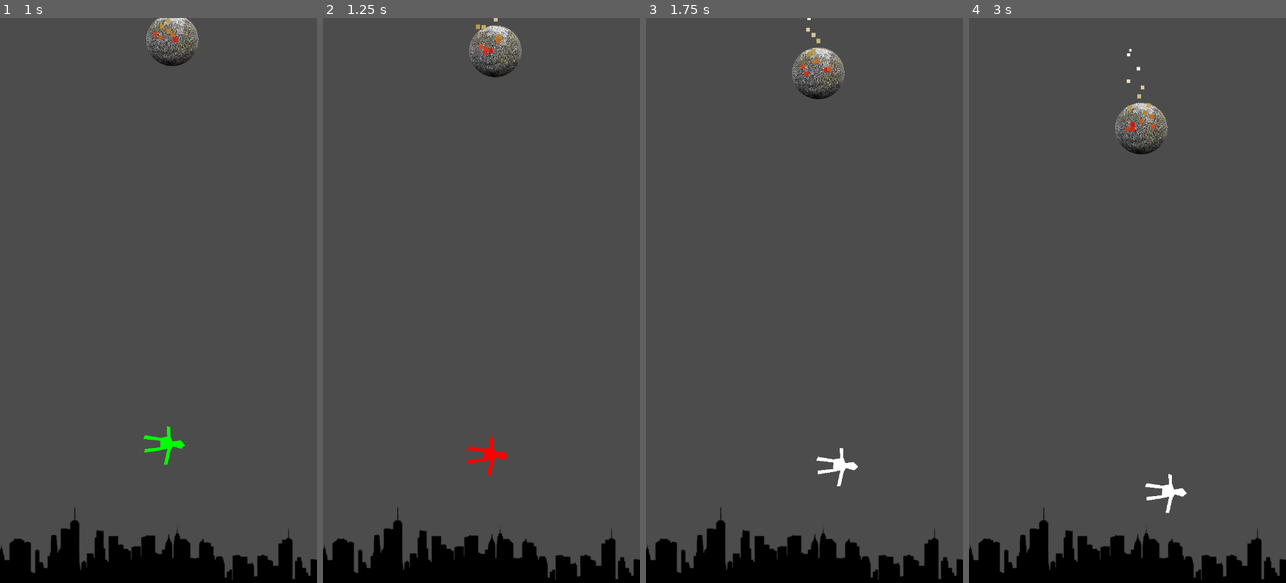
Above: before the commit, frames 1-4 (left to right).
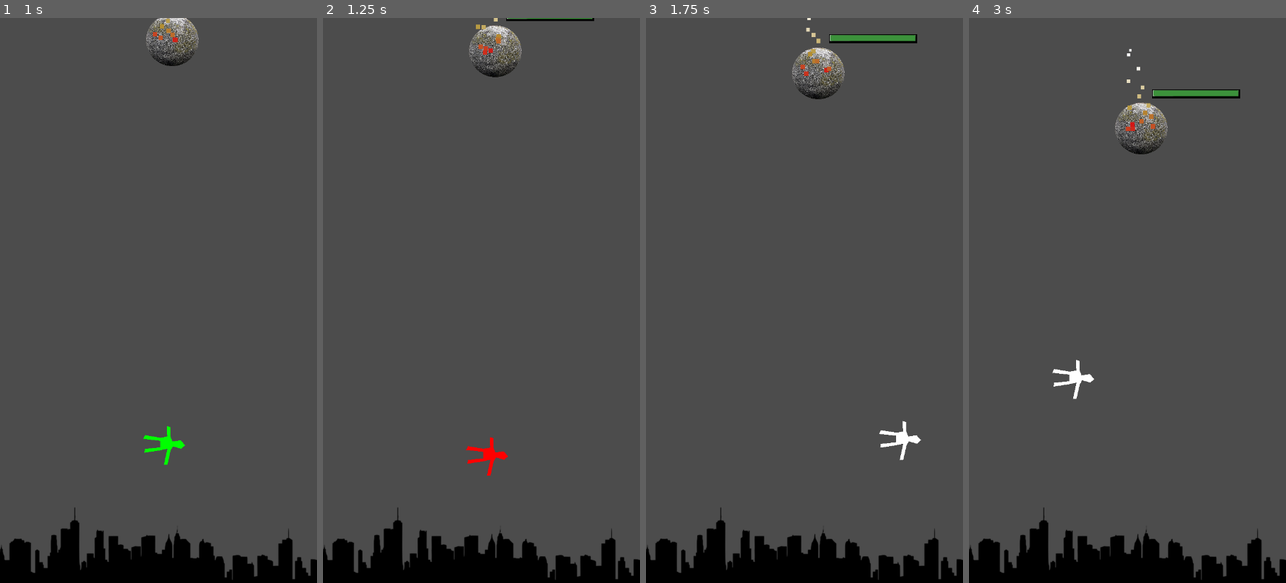
Above: after the commit, the same moments.

Repository: algch/ladrillos
Game: Godot game, scene res://main.tscn
Two runs of this game, one before a commit and one after it. Both use one fixed random seed, a clock stepped at 60 frames per second and the inputs below.
Inputs (mouse positions are in pixels of both pictures, inside the frame that each line leads up to):
- Up to frame 1 (1 s): move the mouse to (228, 272) at 0.52 s; press the mouse at (228, 272) at 0.53 s
- Up to frame 2 (1.25 s): no input
- Up to frame 3 (1.75 s): move the mouse to (741, 328) at 1.27 s; release the mouse at (741, 328) at 1.28 s; click (741, 328) at 1.35 s
- Up to frame 4 (3 s): move the mouse to (1159, 176) at 2.02 s; press the mouse at (1159, 176) at 2.03 s; move the mouse to (1111, 413) at 2.77 s; release the mouse at (1111, 413) at 2.78 s; click (1111, 413) at 2.85 s

Frame 1 is identical in both runs. In frame 2, 0.1% of the frame differs, in the area x 57-86%, y 0-1%; in frame 3, 0.9%; in frame 4, 1.0%, in the area x 26-86%, y 12-88%.

Commit message:
added health bars

Diff:
--- a/brick.gd
+++ b/brick.gd
@@ -6,19 +6,23 @@
 var gravity_speed = 100
 var gravity_motion = Vector2.DOWN * gravity_speed
 
+var max_health = 0
 var health = 0
 
 func _ready():
 	match randi() % 3:
 		0:
-			health = 2
+			max_health = 200
+			health = max_health
 		1:
-			health = 3
+			max_health = 400
+			health = max_health
 		2:
-			health = 4
+			max_health = 600
+			health = max_health
 
 func check_health():
-	if not health:
+	if health <= 0:
 		queue_free()
 
 func handle_collision(bounce_dir, bounce_speed):
@@ -27,8 +31,14 @@
 	speed_decrease = dir_speed/10
 	$speedDecreaseTimer.start()
 
-func deal_damage():
-	health -= 1
+func _update_health_bar():
+	print("health ", health)
+	$healthBar.value = $healthBar.max_value * (health/max_health)
+
+func deal_damage(damage):
+	print("damage ", damage)
+	health -= damage
+	_update_health_bar()
 	check_health()
 
 func _physics_process(delta):
@@ -41,7 +51,7 @@
 			handle_collision(-dir, dir_speed)
 
 		if collision.collider.has_method("deal_damage"):
-			collision.collider.deal_damage()
+			collision.collider.deal_damage(dir_speed)
 
 func _on_speedDecreaseTimer_timeout():
 	$speedDecreaseTimer.stop()
--- a/brick.tscn
+++ b/brick.tscn
@@ -1,7 +1,10 @@
-[gd_scene load_steps=9 format=2]
+[gd_scene load_steps=12 format=2]
 
 [ext_resource path="res://brick.gd" type="Script" id=1]
 [ext_resource path="res://sprites/stone.png" type="Texture" id=2]
+[ext_resource path="res://sprites/health_bar_over.png" type="Texture" id=3]
+[ext_resource path="res://sprites/health_bar_under.png" type="Texture" id=4]
+[ext_resource path="res://sprites/health_bar_progress.png" type="Texture" id=5]
 
 [sub_resource type="CircleShape2D" id=1]
 radius = 60.0
@@ -52,4 +55,18 @@
 lifetime = 2.0
 speed_scale = 2.5
 process_material = SubResource( 6 )
+
+[node name="healthBar" type="TextureProgress" parent="."]
+margin_left = 24.2509
+margin_top = -88.3886
+margin_right = 224.251
+margin_bottom = -48.3886
+value = 100.0
+texture_under = ExtResource( 4 )
+texture_over = ExtResource( 3 )
+texture_progress = ExtResource( 5 )
+tint_progress = Color( 0.239216, 0.576471, 0.235294, 1 )
+__meta__ = {
+"_edit_use_anchors_": false
+}
 [connection signal="timeout" from="speedDecreaseTimer" to="." method="_on_speedDecreaseTimer_timeout"]
--- a/main.tscn
+++ b/main.tscn
@@ -73,5 +73,6 @@
 
 [node name="AudioStreamPlayer" type="AudioStreamPlayer" parent="."]
 stream = ExtResource( 3 )
+autoplay = true
 [connection signal="body_entered" from="turnEnder" to="." method="_on_turnEnder_body_entered"]
 [connection signal="timeout" from="spawnTimer" to="." method="spawn"]
--- a/player.gd
+++ b/player.gd
@@ -39,8 +39,11 @@
 			can_deal_damage = true
 			can_shoot = true
 			var proportion = ($attackTimer.wait_time - $attackTimer.time_left) / $attackTimer.wait_time
-			dir_speed = proportion * max_dir_speed
-			dir = (aim_start - get_global_mouse_position()).normalized()
+			var input_speed = proportion * max_dir_speed
+			var input_dir = (aim_start - get_global_mouse_position()).normalized()
+			var resulting_motion = (dir * dir_speed) + (input_dir * input_speed)
+			dir = resulting_motion.normalized()
+			dir_speed = resulting_motion.length()
 			$speedDecreaseTimer.start()
 			$attackTimer.stop()
 			$polygon.color = Color(1, 1, 1)
@@ -75,13 +78,15 @@
 	var collision = move_and_collide(total_motion * delta)
 	if collision:
 		var prev_dir = dir
+		var prev_dir_speed = dir_speed
 		dir = dir.bounce(collision.normal).normalized()
+		dir_speed /= 2
 		if collision.collider.has_method("handle_collision"):
 			collision.collider.handle_collision(-dir, dir_speed)
 
 		if collision.collider.has_method("deal_damage") and can_deal_damage:
 			# refreshing state ?
-			collision.collider.deal_damage()
+			collision.collider.deal_damage(prev_dir_speed)
 			set_state(STATE.IDLE)
 
 func _on_speedDecreaseTimer_timeout():
Binary file added: sprites/health_bar_over.png
Binary file added: sprites/health_bar_progress.png
Binary file added: sprites/health_bar_under.png
Not shown, changed: .gitignore
